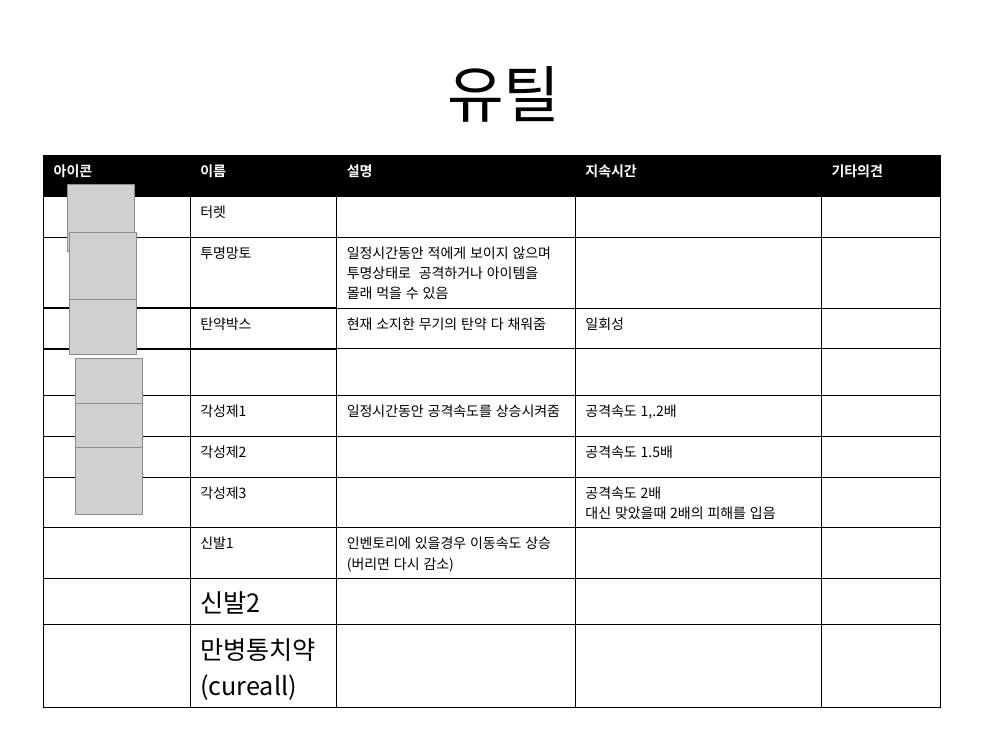
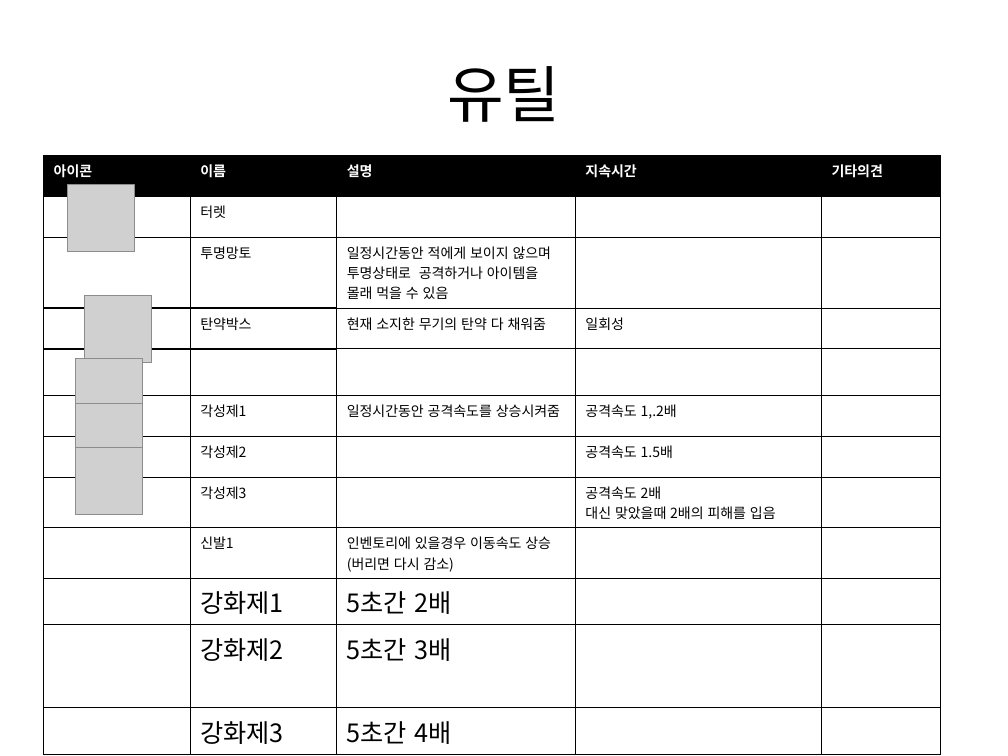
Before and after one commit to gkdlgndpdu/EscapeJail, a slide deck: slide 10 of EscapeJail/Assets/기획/스테이지1기획.pptx. Drawn at 1008x756 pixels with LibreOffice and Linux fonts; fonts in the diff are those of the drawing; grey boxes stand for pictures. Boxes give left, top, right and bottom in pixels: in the first picture for what was removed or moved away, otherwise in the second. Text is boxed around its words. In the diff, an @@ line names an element or a change of style, - is before the commit and + after.

```diff
--- a/EscapeJail/Assets/기획/스테이지1기획.pptx
+++ b/EscapeJail/Assets/기획/스테이지1기획.pptx
@@ table at (43,156,939,748) @@
-row 10:  | 신발2 |  |  | 
-row 11:  | 만병통치약(cureall) |  |  | 
+row 10:  | 강화제1 | 5초간 2배 |  | 
+row 11:  | 강화제2 | 5초간 3배 |  | 
+row 12:  | 강화제3 | 5초간 4배 |  | 
@@ picture removed at (70,232,137,299) @@
@@ picture: place and size @@
-picture at (70,287,137,355)
+picture at (85,295,152,363)
```
Also in this commit, not shown: 12 other slides changed, 34 other files.
